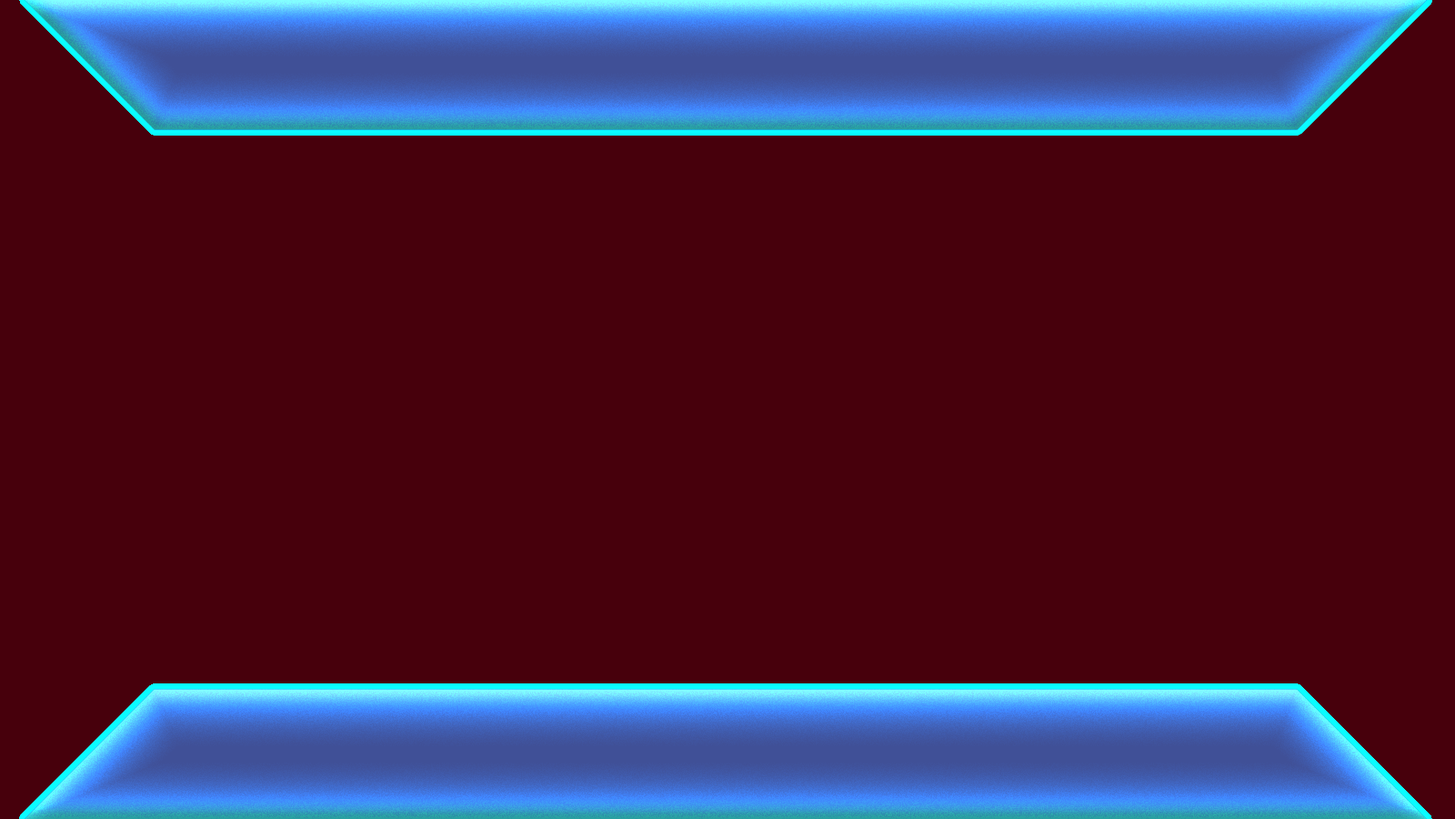
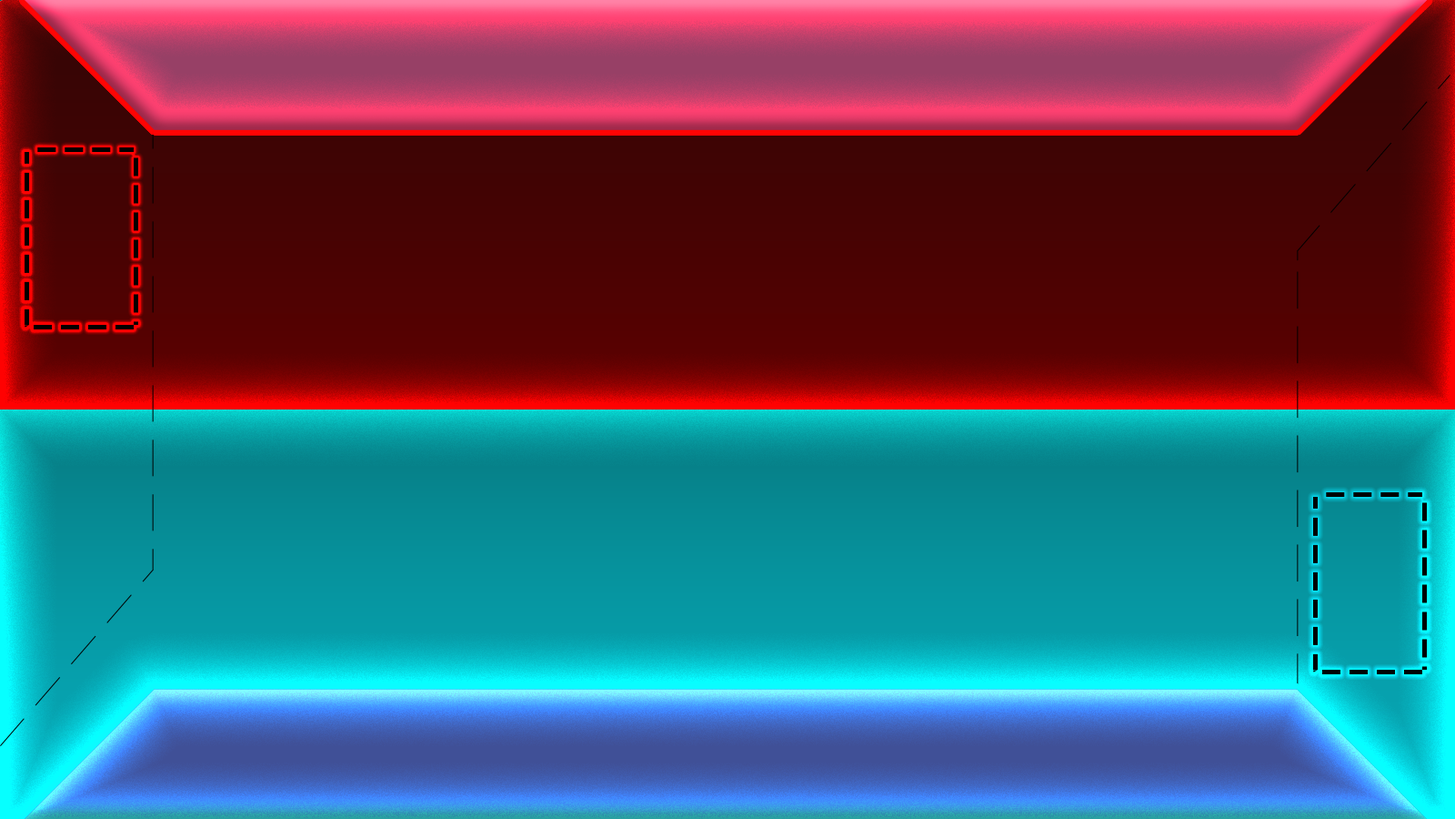
Revision of a layered (1455, 819) image; what changed, layer by layer:
added layer "Rounded Rectangle 1" (1st of 2) above "Rounded Rectangle 1" over [24, 147, 139, 330]
added layer "Rounded Rectangle 1" (2nd of 2) above "Layer 3 copy" over [1313, 492, 1428, 675]
painted on "Layer 3 copy" over [24, 0, 1428, 131]
added layer "Shape 2" (1st of 2) above "Shape 2" over [1297, 74, 1451, 690]
added layer "Shape 2" (2nd of 2) above "Layer 4" over [0, 130, 154, 746]
added layer "Layer 4" above "Layer 2" over [0, 0, 1455, 410]
painted on "Layer 2" over [0, 0, 1455, 819]
